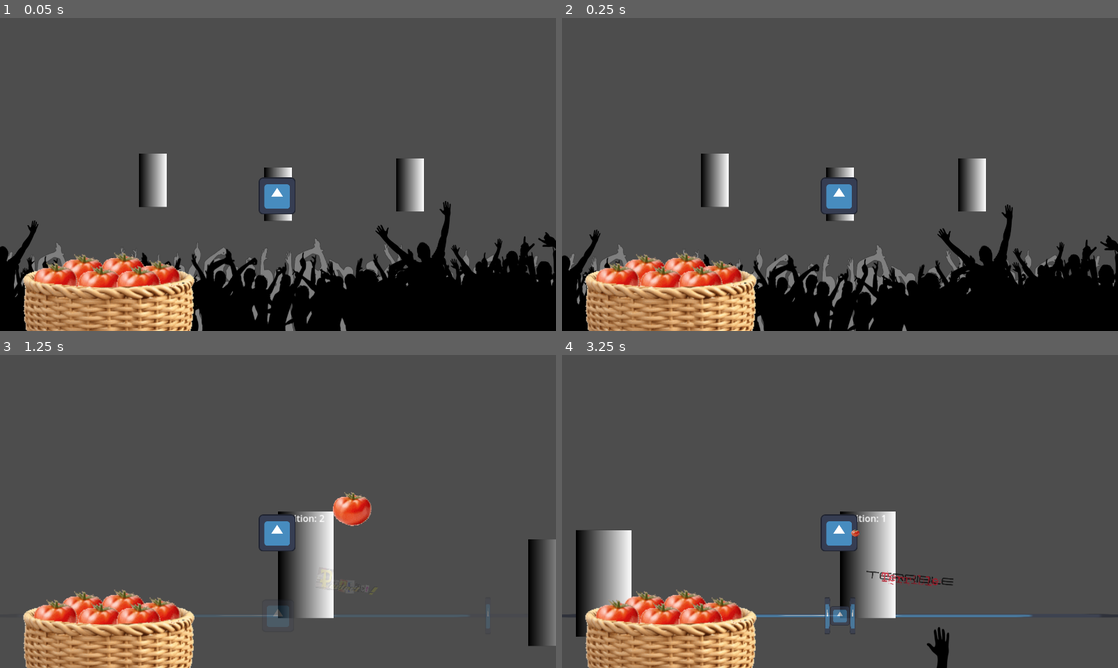
Above: before the commit, frames 1-4 (two rows, left to right).
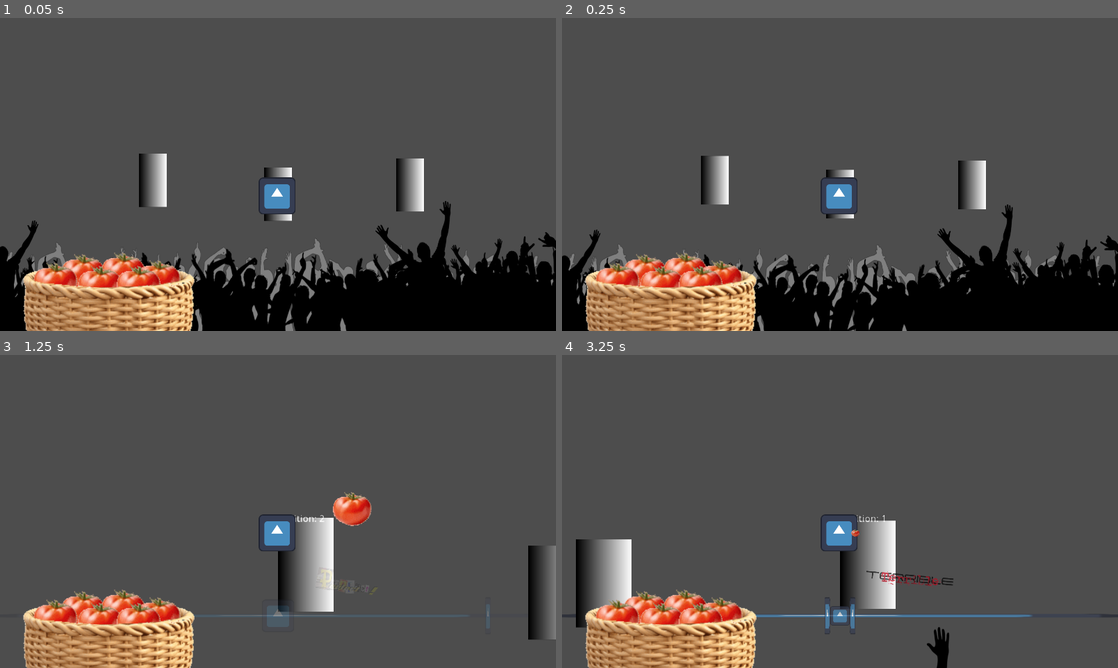
Above: after the commit, the same moments.

Repository: Quarticore/UntitledTomatoGame
Game: Godot game, scene res://scenes/main.tscn
The game is run twice, just before and just after one commit, with the same random seed, the same clock (stepped at 60 frames per second) and the same inputs. The engine's default icon, where the game draws it, is replaced by a stand-in: a white triangle on a blue panel in a dark square. Sound files missing from this copy of the repository are replaced by a short silence.
Inputs (mouse positions are in pixels of both pictures, inside the frame that each line leads up to):
- Up to frame 1 (0.05 s): no input
- Up to frame 2 (0.25 s): no input
- Up to frame 3 (1.25 s): move the mouse to (150, 517) at 0.52 s; hold D (InputRight) from 0.53 s (still down); click (150, 517) at 0.6 s
- Up to frame 4 (3.25 s): move the mouse to (1117, 592) at 1.27 s; release D (InputRight) at 1.28 s; hold A (InputLeft) 1.28-2.03 s; tap S (InputMiddle) at 1.35, 2.85 s; click (1117, 592) at 1.42 s; move the mouse to (867, 564) at 2.02 s; hold D (InputRight) from 2.03 s (still down); click (867, 564) at 2.1 s; move the mouse to (812, 574) at 2.77 s; click (812, 574) at 2.92 s

Frame 1 is identical in both runs. In frame 2, 0.2% of the frame differs, in the area x 25-77%, y 43-65%; in frame 3, 0.4%; in frame 4, 0.7%, in the area x 2-60%, y 50-90%.

Commit message:
feat: squash members

Diff:
--- a/assets/scripts/member.gd
+++ b/assets/scripts/member.gd
@@ -34,6 +34,9 @@
 	return behaviour.valid_positions[position_idx]
 
 func on_new_beat(elapsed):
+	# Squash em
+	$SquashPlayer.play("squash")
+
 	if !game_manager.in_battle or game_manager.in_battle_with != name:
 		print("not battling")
 		return
--- a/scenes/main.tscn
+++ b/scenes/main.tscn
@@ -136,6 +136,7 @@
 [node name="TomatoShooter" parent="." node_paths=PackedStringArray("audio_manager") instance=ExtResource("5_2ftpm")]
 position = Vector2(957, 614)
 audio_manager = NodePath("../GameContainer/GameViewport/AudioManager")
+
 [connection signal="hovered" from="GameContainer/GameViewport/Member1" to="GameContainer/GameViewport/SelectionManager" method="_on_member_hovered"]
 [connection signal="selected" from="GameContainer/GameViewport/Member1" to="GameContainer/GameViewport/SelectionManager" method="_on_member_selected"]
 [connection signal="hovered" from="GameContainer/GameViewport/Member2" to="GameContainer/GameViewport/SelectionManager" method="_on_member_2_hovered"]
--- a/scenes/member.tscn
+++ b/scenes/member.tscn
@@ -63,6 +63,43 @@
 "show_light": SubResource("Animation_rv2ro")
 }
 
+[sub_resource type="Animation" id="Animation_fvbne"]
+resource_name = "squash"
+length = 0.5
+tracks/0/type = "value"
+tracks/0/imported = false
+tracks/0/enabled = true
+tracks/0/path = NodePath("Sprite:scale")
+tracks/0/interp = 1
+tracks/0/loop_wrap = true
+tracks/0/keys = {
+"times": PackedFloat32Array(0, 0.0666667, 0.233333),
+"transitions": PackedFloat32Array(1, 1, 1),
+"update": 0,
+"values": [Vector2(1.5, 2.875), Vector2(1.5, 2.38), Vector2(1.5, 2.875)]
+}
+
+[sub_resource type="Animation" id="Animation_a2ctl"]
+length = 0.001
+tracks/0/type = "value"
+tracks/0/imported = false
+tracks/0/enabled = true
+tracks/0/path = NodePath("Sprite:scale")
+tracks/0/interp = 1
+tracks/0/loop_wrap = true
+tracks/0/keys = {
+"times": PackedFloat32Array(0),
+"transitions": PackedFloat32Array(1),
+"update": 0,
+"values": [Vector2(1.5, 2.875)]
+}
+
+[sub_resource type="AnimationLibrary" id="AnimationLibrary_1fxrp"]
+_data = {
+"RESET": SubResource("Animation_a2ctl"),
+"squash": SubResource("Animation_fvbne")
+}
+
 [node name="Member" type="Node2D"]
 script = ExtResource("1_77kid")
 
@@ -91,5 +128,10 @@
 "": SubResource("AnimationLibrary_l0awc")
 }
 
+[node name="SquashPlayer" type="AnimationPlayer" parent="."]
+libraries = {
+"": SubResource("AnimationLibrary_1fxrp")
+}
+
 [connection signal="input_event" from="Area2D" to="." method="_on_area_2d_input_event"]
 [connection signal="mouse_entered" from="Area2D" to="." method="_on_area_2d_mouse_entered"]
Binary file changed: assets/images/input_okay.png
Not shown, changed: assets/images/input_okay.png.import
Not shown: 2 places in scenes/main.tscn that only renumber resources
Not shown: 1 places in scenes/member.tscn that only renumber resources
